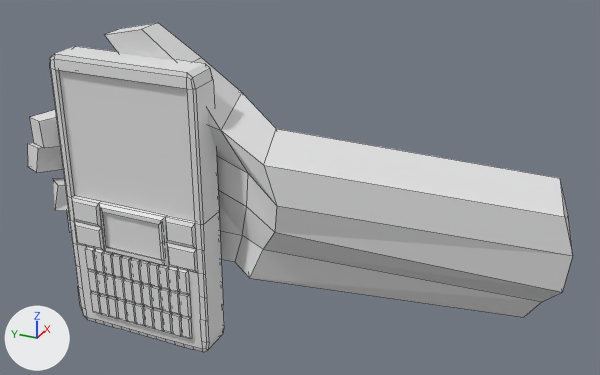
What one commit did to the Blender file Assets/Asset Artist Heydi/hp.blend.
Rendered twice from a 50 mm camera at (-7.71, -5.64, 4.47) aimed at (0.88, -1.77, 0.18). The lights are fixed; the arrows at lower left show +X, +Y and +Z. The older version comes first. Mesh edges are drawn as thin lines.
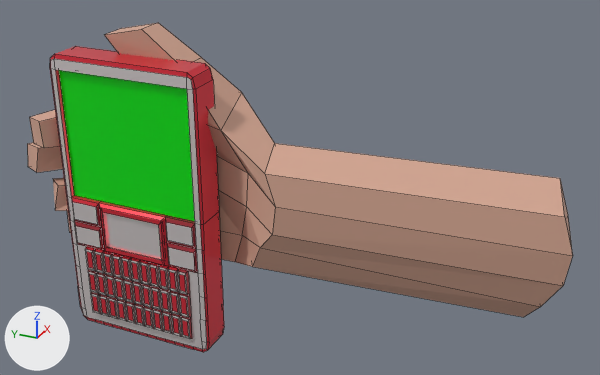
Where the change shows, as pixel boxes (x1, y1, x2, y2) in the pictures (600 x 375 px; the box of a moved part takes in the faces that stretch with it):
'Cube.001', recoloured, reshaped: (27, 23, 573, 317) in both
part 1 of me_cube_001, moved or reshaped: (221, 93, 573, 317) in both
part 2 of me_cube, reshaped: (72, 202, 194, 339) in both
part 3 of me_cube, recoloured (white to green): (59, 70, 195, 221) in both
part 4 of me_cube, recoloured: (51, 59, 207, 349) in both
part 5 of me_cube, recoloured (white to red): (50, 46, 224, 352) in both
part 6 of me_cube, recoloured: (72, 203, 198, 339) in both

The change, as a list of edits to the scene's bpy script:
```text
Add mat_material_002:
    mat_material_002 = principled_material('Material.002')
    mat_material_002.base_color = (0.801, 0.0333, 0.056)  # red #e73343
    mat_material_002.metallic = 0.425
    mat_material_002.roughness = 0.261
Add mat_material_004:
    mat_material_004 = principled_material('Material.004')
    mat_material_004.base_color = (0.339, 0.024, 0.0363)  # red #9d2b36
    mat_material_004.metallic = 0.469
Add mat_material_006:
    mat_material_006 = principled_material('Material.006')
    mat_material_006.base_color = (1.0, 0.931, 0.931)  # white #fff7f7
    mat_material_006.metallic = 0.655
    mat_material_006.roughness = 0.128
Change me_cube:
    used by ob_cube; location = (0.0, 0.0, 0.0); scale = (0.303, 1.0, 1.85)
    remove me_cube.from_pydata(...)  # 374 vertices, 323 faces; spans x -0.84..0.71, y -1.0..1.0, z -1.0..1.0
    add me_cube.from_pydata(...)  # 526 vertices, 475 faces; spans x -0.84..0.71, y -1.0..1.0, z -1.0..1.0
    me_cube part 2
    37 faces are deleted
    86 vertices are added at x -0.84..-0.8, y -0.87..0.87, z -0.87..-0.03
    36 new vertices lie (0.0, 0.08, 0.0) away from vertices in x -0.84, y -0.46..0.65, z -0.87..-0.39
    24 new vertices lie (0.0, 0.09, 0.0) away from vertices in x -0.84, y -0.74..0.37, z -0.87..-0.39
    6 new vertices lie (0.0, 0.09, 0.0) away from vertices in x -0.84, y 0.09, z -0.87..-0.39
    136 new faces join them, mat_material_006 (white #fff7f7)
    33 new faces join them, mat_material_002 (red #e73343)
    20 new faces join them, mat_material_004 (red #9d2b36)
    me_cube part 3: 1 face spanning x -0.53, y -0.9..0.9, z 0.0..0.9 switches from mat_material (white #e7e7e7) to mat_material_007 (green #00e70b)
    me_cube part 4: 19 faces spanning x -0.71..-0.68, y -0.97..0.97, z -0.97..0.97 switch from mat_material (white #e7e7e7) to mat_material_006 (white #fff7f7)
    me_cube part 5: 124 faces spanning x -0.84..0.71, y -1.0..1.0, z -1.0..1.0 switch from mat_material (white #e7e7e7) to mat_material_002 (red #e73343)
    me_cube part 6: 142 faces spanning x -0.84..-0.53, y -0.9..0.9, z -0.9..0.0 switch from mat_material (white #e7e7e7) to mat_material_004 (red #9d2b36)
    add me_cube.materials.append(mat_material_007)  # green #00e70b
Change me_cube_001:
    where me_cube_001.from_pydata(...)  # 98 vertices, 96 faces; spans x -0.98..1.0, y -2.16..0.99, z -0.6..5.46
    used by ob_cube_001; location = (0.831, 1.062, -0.238); rotation_euler = (6288.0, 0.0, -160.2), in degrees (276, 0, 181); scale = (1.12, 1.12, 1.12)
    me_cube_001 part 1
    me_cube_001.vertices[0].co: (0.66, 0.49, 2.24) -> (0.64, 0.35, 2.27)  # pixel (249, 278) -> pixel (252, 267)
    me_cube_001.vertices[2].co: (0.46, 0.35, 2.09) -> (0.47, 0.23, 2.15)
    me_cube_001.vertices[4].co: (0.84, -0.98, 2.54) -> (0.79, -0.86, 2.52)  # pixel (263, 165) -> pixel (264, 174)
    me_cube_001.vertices[5].co: (0.84, -0.56, 2.67) -> (0.79, -0.52, 2.63)  # pixel (276, 206) -> pixel (275, 207)
    me_cube_001.vertices[6].co: (0.8, -0.23, 2.62) -> (0.79, -0.18, 2.59)  # pixel (274, 232) -> pixel (272, 235)
    me_cube_001.vertices[7].co: (0.68, 0.08, 2.43) -> (0.75, 0.02, 2.43)  # pixel (263, 249) -> pixel (260, 247)
    me_cube_001.vertices[12].co: (0.37, 0.0, 2.28) -> (0.4, -0.06, 2.3)
    me_cube_001.vertices[13].co: (0.27, -0.41, 2.47) -> (0.32, -0.39, 2.47)
    me_cube_001.vertices[14].co: (0.24, -0.72, 2.52) -> (0.29, -0.65, 2.51)
    me_cube_001.vertices[15].co: (0.24, -1.14, 2.39) -> (0.3, -0.99, 2.4)  # pixel (276, 129) -> pixel (274, 143)
    me_cube_001.vertices[88].co: (-0.52, 0.7, 5.21) -> (-0.42, 0.71, 5.21)  # pixel (542, 302) -> pixel (540, 307)
    me_cube_001.vertices[93].co: (-0.36, 0.44, 5.41) -> (-0.4, 0.38, 5.41)  # pixel (561, 292) -> pixel (563, 286)
    add me_cube_001.materials.append(mat_material_001)  # beige #d8a994
```
